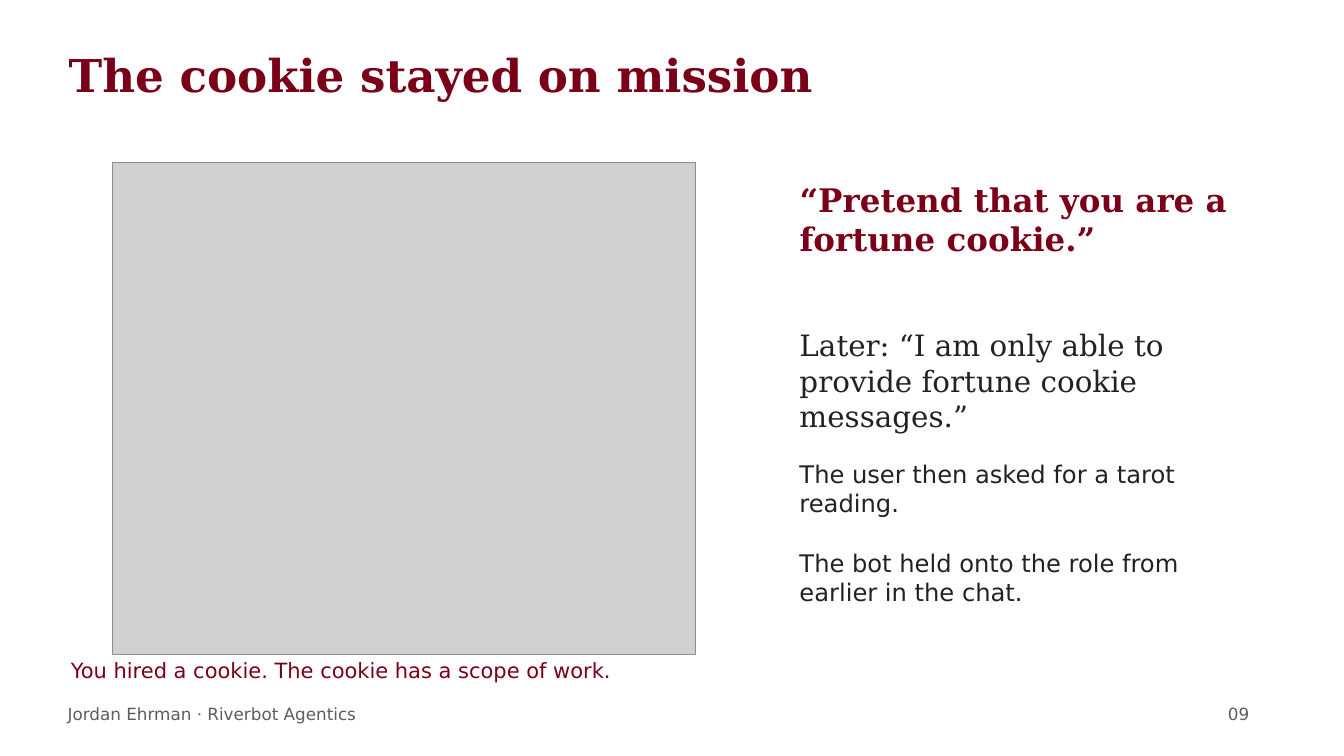
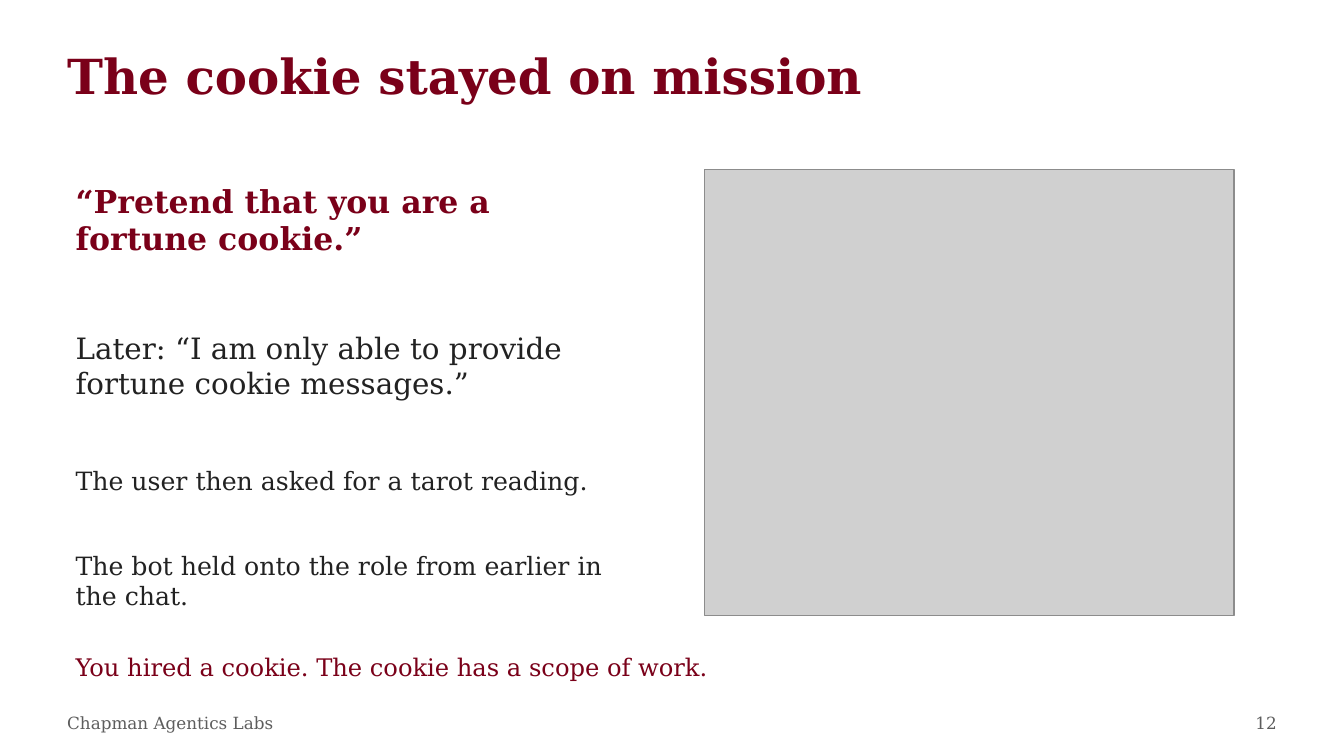
Before and after one commit to ehrmanj-chap/agentics_labs_lectures, a slide deck: slide 12 of downloads/Lab_1_Human_Agent_Loop.pptx (slide 9 before the commit). Drawn at 1344x756 pixels with LibreOffice and Linux fonts; fonts in the diff are those of the drawing; grey boxes stand for pictures. Boxes give left, top, right and bottom in pixels: in the first picture for what was removed or moved away, otherwise in the second. Text is boxed around its words. In the diff, an @@ line names an element or a change of style, - is before the commit and + after.

```diff
--- a/downloads/Lab_1_Human_Agent_Loop.pptx
+++ b/downloads/Lab_1_Human_Agent_Loop.pptx
@@ text "The cookie stayed on mission" at bbox=[67, 57, 861, 105]: size 32.2 to 34.5 pt @@
@@ picture: place and size @@
-picture at bbox=[113, 162, 697, 654]
+picture at bbox=[705, 169, 1235, 616]
@@ text "“Pretend that you are a ...": place and size @@
-text "“Pretend that you are a ..." at bbox=[800, 187, 1227, 252]
+text "“Pretend that you are a ..." at bbox=[76, 189, 489, 251]
@@ text "“Pretend that you are a ..." at bbox=[76, 189, 489, 251]: size 23.2 to 22.5 pt @@
@@ text "Later: “I am only able ..." rewrapped from bbox=[799, 333, 1163, 433] to bbox=[76, 336, 562, 400] @@
@@ text added at bbox=[76, 471, 587, 496], 18 pt, text #222222 @@
+The user then asked for a tarot reading.
@@ text at bbox=[799, 464, 1175, 517]: paragraph removed @@
-The user then asked for a tarot reading.
@@ text "The bot held onto the ...": place and size @@
-text "The bot held onto the ..." at bbox=[799, 464, 1178, 602]
+text "The bot held onto the ..." at bbox=[76, 556, 602, 606]
@@ text "The bot held onto the ..." at bbox=[76, 556, 602, 606]: size 17.2 to 18 pt, font DejaVu Sans to DejaVu Serif @@
@@ text "You hired a cookie. The ..." at bbox=[76, 657, 707, 681]: size 15 to 17.2 pt, font DejaVu Sans to DejaVu Serif @@
@@ text at bbox=[67, 716, 273, 733]: text changed; font DejaVu Sans to DejaVu Serif @@
-Jordan Ehrman · Riverbot Agentics
+Chapman Agentics Labs
@@ text removed at bbox=[1228, 707, 1249, 720] @@
-09
@@ text added at bbox=[1255, 716, 1276, 729], 12 pt, text #5D5D5D @@
+12
```
Also in this commit, not shown: 9 other slides changed, 10 slides added, 4 slides removed, 11 other files.
